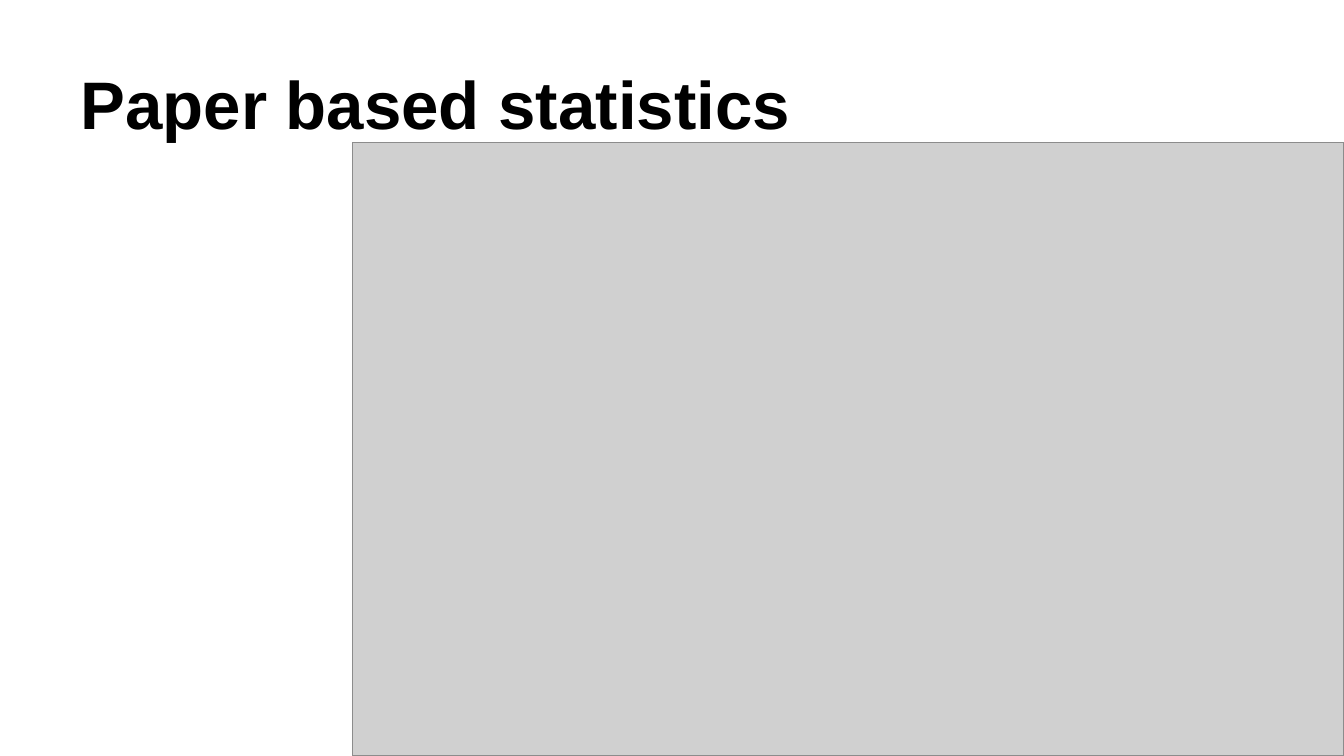
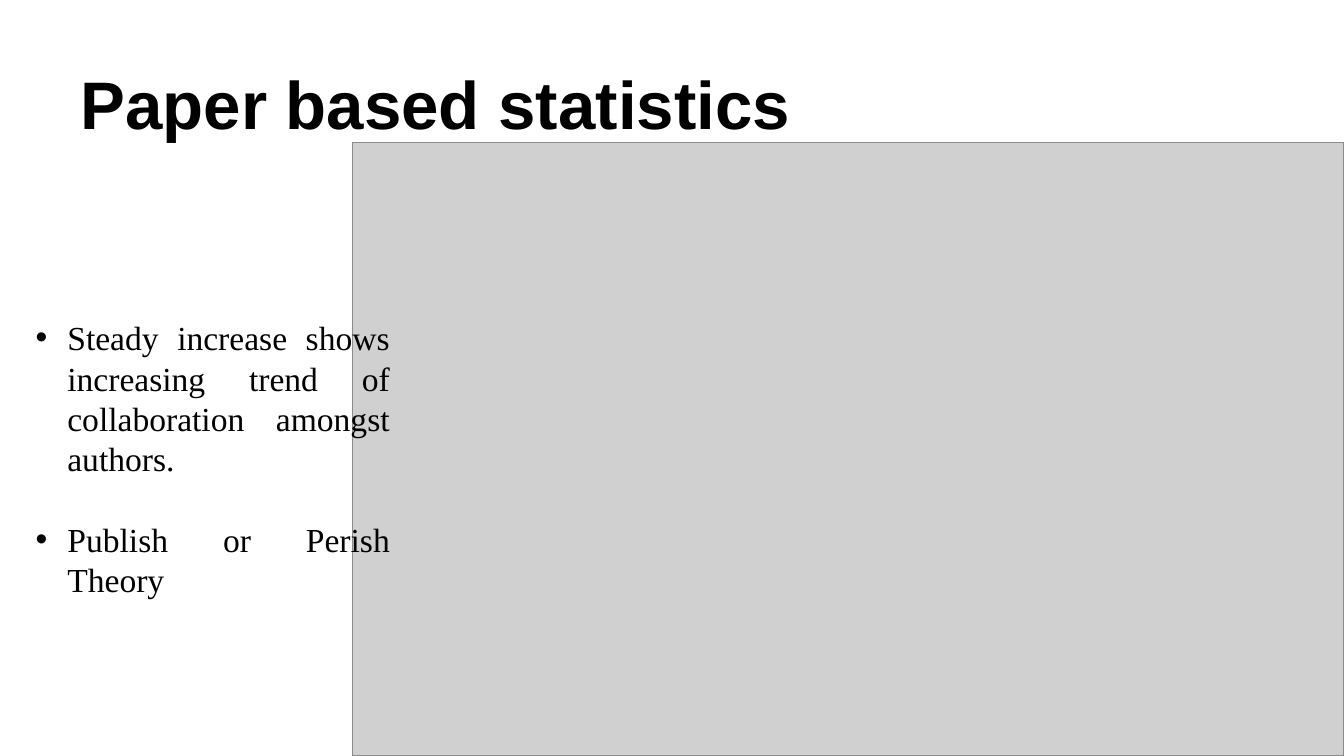
Before and after one commit to ag3859/RTBDProject, a slide deck: slide 18 of RTBD.pptx. Drawn at 1344x756 pixels with LibreOffice and Linux fonts; fonts in the diff are those of the drawing; grey boxes stand for pictures. Boxes give left, top, right and bottom in pixels: in the first picture for what was removed or moved away, otherwise in the second. Text is boxed around its words. In the diff, an @@ line names an element or a change of style, - is before the commit and + after.

```diff
--- a/RTBD.pptx
+++ b/RTBD.pptx
@@ text added at bbox=[67, 324, 390, 558], 18 pt, text #000000 @@
+• Steady increase shows increasing trend of collaboration amongst authors.
+• Publish or Perish Theory
```
Also in this commit, not shown: 4 other slides changed, 1 other file.
